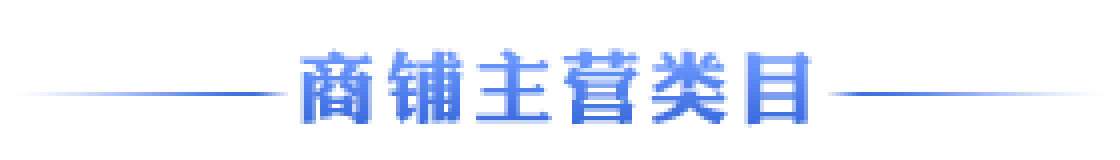
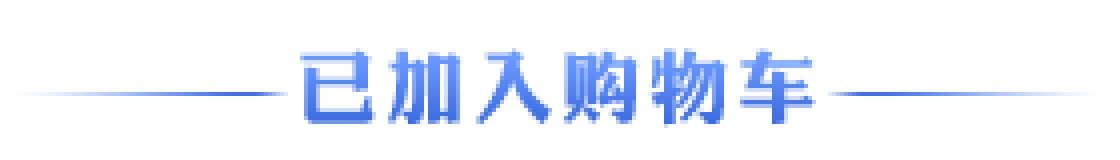
Before/after of a 1120x160 layered artwork. What changed in the layer stack:
added layer "购物清单" above "商铺主营类目" over <box>300,48,816,128</box>
hid "商铺主营类目" over <box>300,48,812,128</box>
